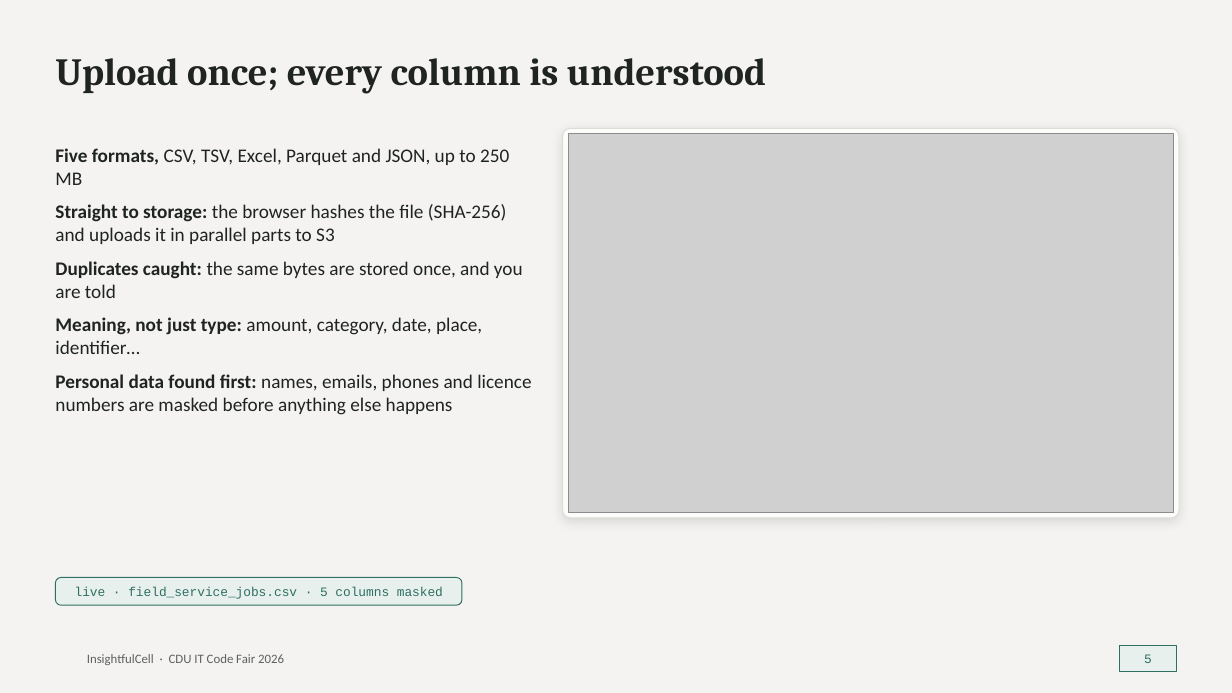
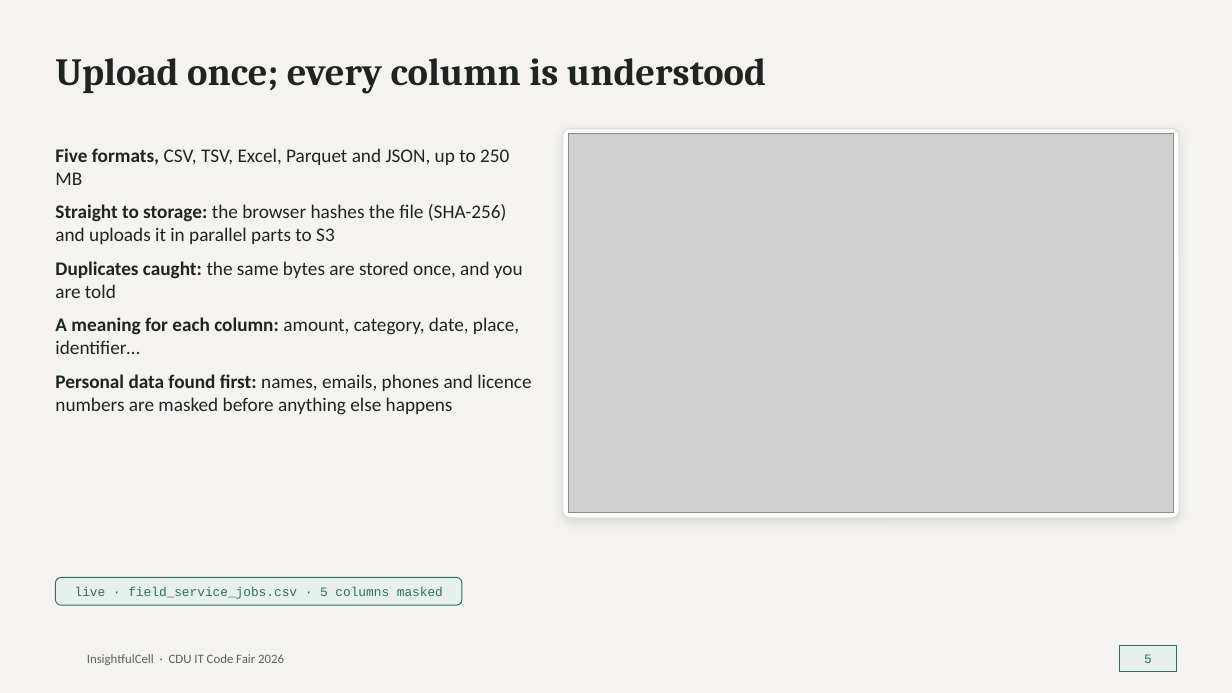
Before and after one commit to rupeshghimire7/InsightfullCell, a slide deck: slide 5 of reports/presentation/InsightfulCell_CodeFair_2026.pptx. Drawn at 1232x693 pixels with LibreOffice and Linux fonts; fonts in the diff are those of the drawing; grey boxes stand for pictures; background and template pictures are left out. Boxes give left, top, right and bottom in pixels: in the first picture for what was removed or moved away, otherwise in the second. Text is boxed around its words. In the diff, an @@ line names an element or a change of style, - is before the commit and + after.

```diff
--- a/reports/presentation/InsightfulCell_CodeFair_2026.pptx
+++ b/reports/presentation/InsightfulCell_CodeFair_2026.pptx
@@ text at (55,317,519,354): text changed @@
-• Meaning, not just type: amount, category, date, place, identifier…
+• A meaning for each column: amount, category, date, place, identifier…
```
Also in this commit, not shown: 5 other slides changed, 7 other files.
